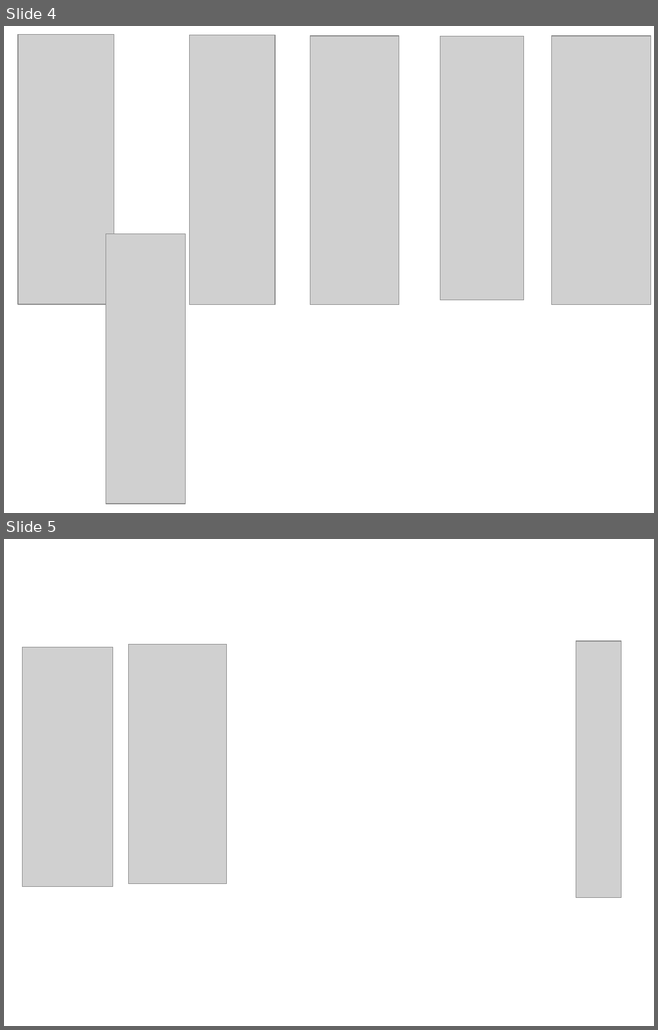
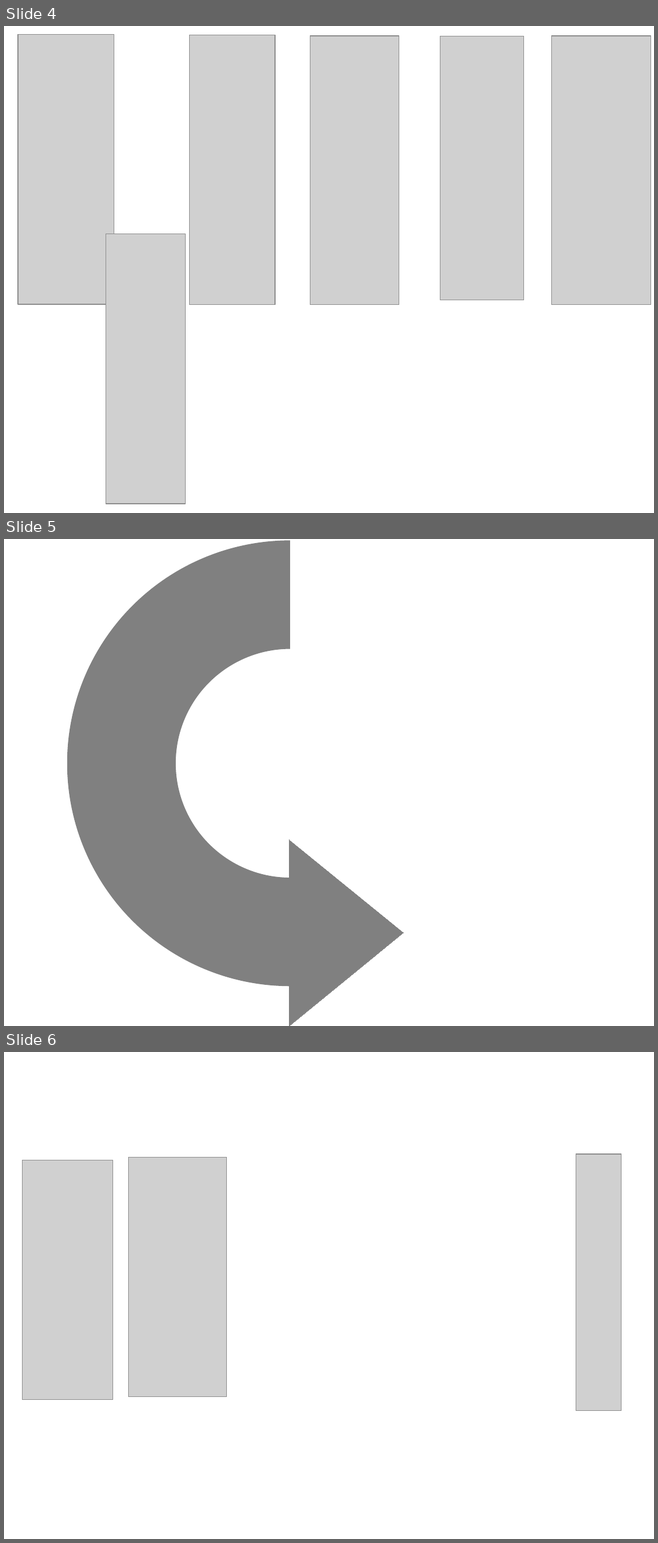
Before and after one commit to edyp-lab/Prostar2, a slide deck: dev/prostar_NvCSS/tl_style_css.odp. Shown one above the other, each under a label of ours: slides 4 and 5 before the commit, slides 4, 5 and 6 after it. The pictures are 658x1030 and 658x1543 pixels, drawn with LibreOffice and Linux fonts; fonts in the diff are those of the drawing; grey boxes stand for pictures. Boxes give left, top, right and bottom in pixels: in the first picture for what was removed or moved away, otherwise in the second. Text is boxed around its words. In the diff, an @@ line names an element or a change of style, - is before the commit and + after.

```diff
--- a/dev/prostar_NvCSS/tl_style_css.odp
+++ b/dev/prostar_NvCSS/tl_style_css.odp
@@ slide 5 added at (x1=4, y1=539, x2=654, y2=1026), background #FFFFFF @@
@@ donut added at (x1=67, y1=540, x2=513, y2=986), fill #808080 @@
@@ rectangle added at (x1=290, y1=540, x2=569, y2=1014), fill #FFFFFF, outline #FFFFFF 0 pt @@
@@ triangle added at (x1=289, y1=840, x2=403, y2=1026), fill #808080, outline #808080 0 pt @@
@@ what was slide 5 is now slide 6 @@
```
Also in this commit, not shown: 3 other files.
